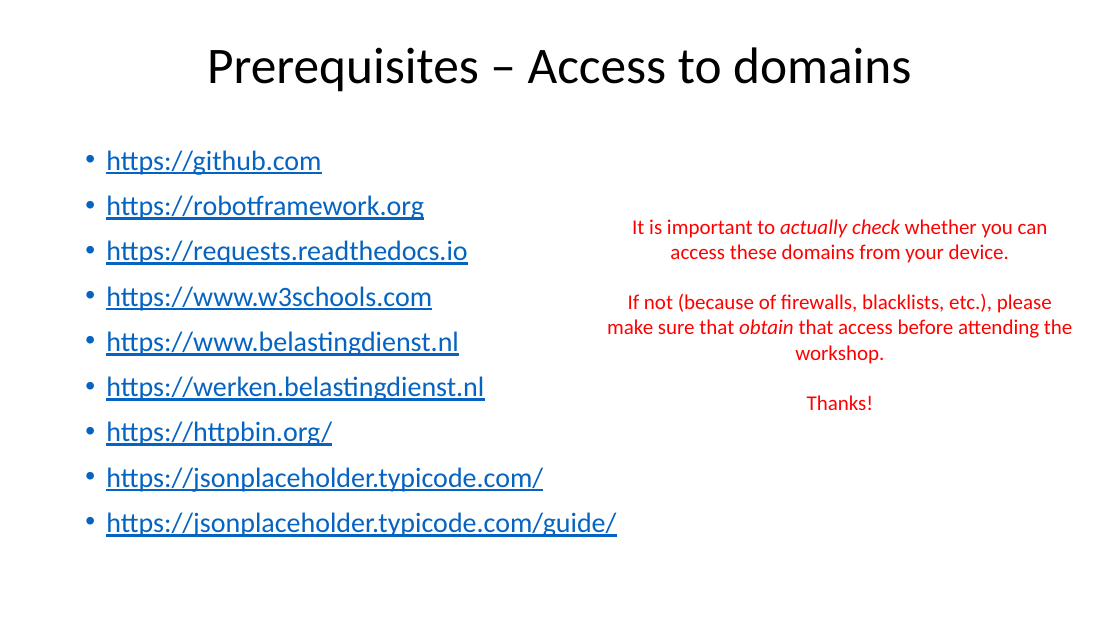
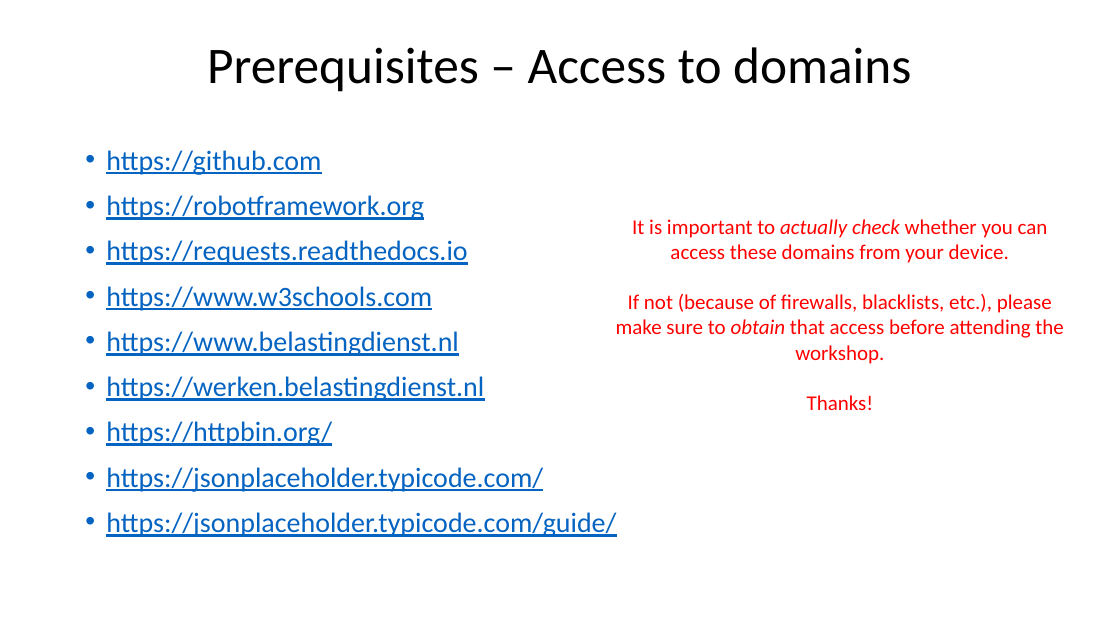
Before and after one commit to LoredanaB/robocon2021, a slide deck: slide 7 of prerequisites/Prerequisites.pptx. Drawn at 1120x630 pixels with LibreOffice and Linux fonts; fonts in the diff are those of the drawing. Boxes give left, top, right and bottom in pixels: in the first picture for what was removed or moved away, otherwise in the second. Text is boxed around its words. In the diff, an @@ line names an element or a change of style, - is before the commit and + after.

Commit message:
Prerequisites.

```diff
--- a/prerequisites/Prerequisites.pptx
+++ b/prerequisites/Prerequisites.pptx
@@ text at box(616, 294, 1063, 364): text changed @@
-If not (because of firewalls, blacklists, etc.), please make sure that obtain that access before attending the workshop.
+If not (because of firewalls, blacklists, etc.), please make sure to obtain that access before attending the workshop.
```
